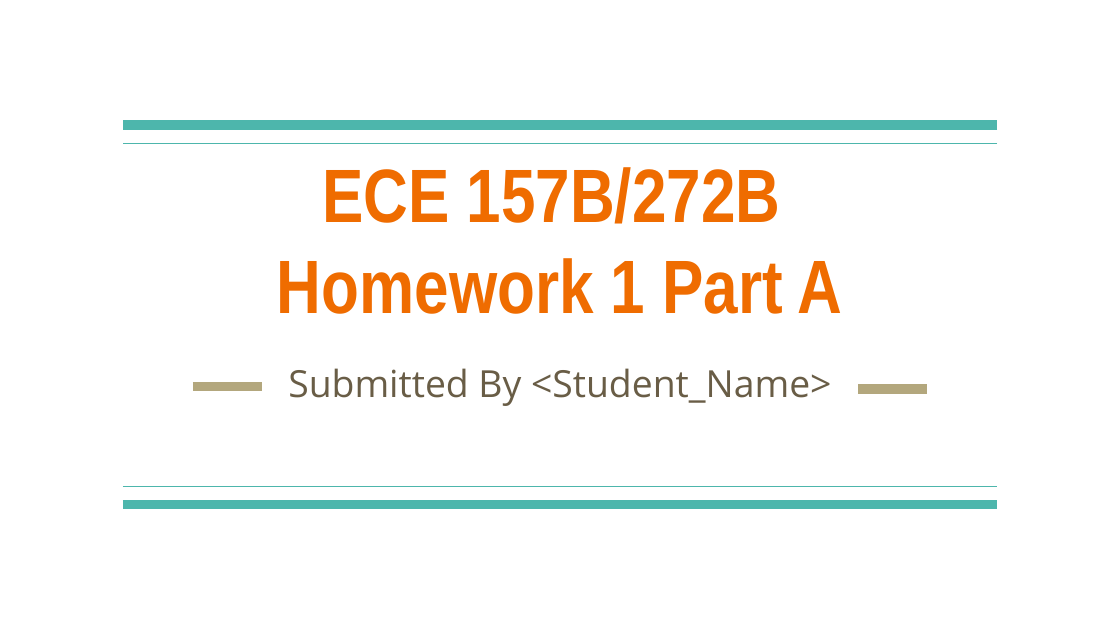
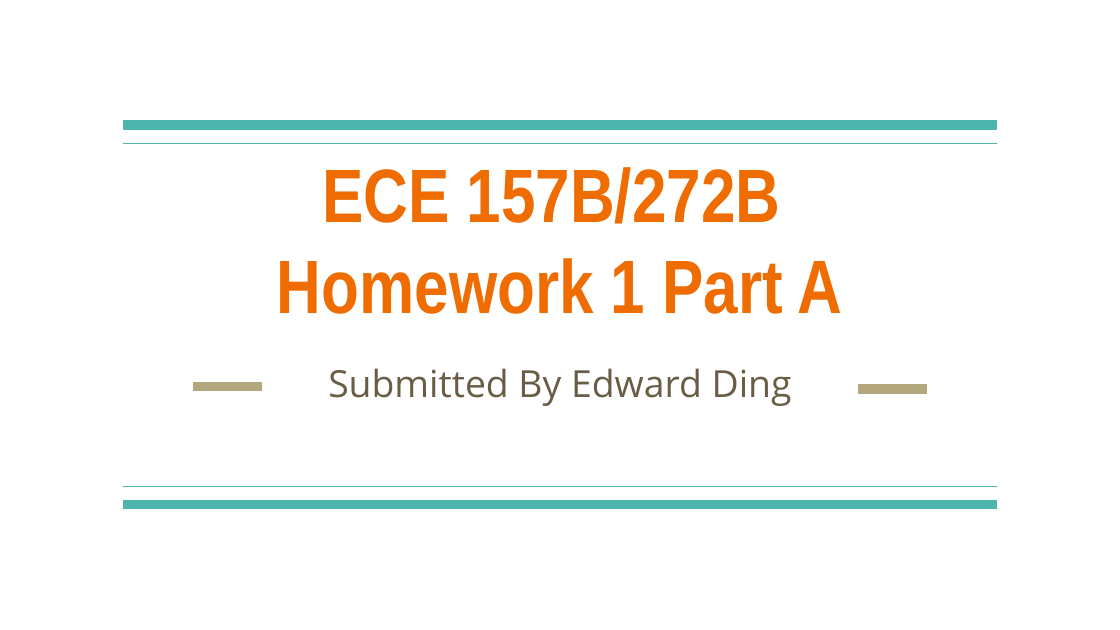
Before and after one commit to eding42/ece157b-hw1, a slide deck: slide 1 of Homework_1_Template.pptx. Drawn at 1120x630 pixels with LibreOffice and Linux fonts; fonts in the diff are those of the drawing. Boxes give left, top, right and bottom in pixels: in the first picture for what was removed or moved away, otherwise in the second. Text is boxed around its words. In the diff, an @@ line names an element or a change of style, - is before the commit and + after.

```diff
--- a/Homework_1_Template.pptx
+++ b/Homework_1_Template.pptx
@@ subtitle at (328,368,792,406): text changed @@
-Submitted By <Student_Name>
+Submitted By Edward Ding
```
Also in this commit, not shown: 3 other slides changed, 3 other files.
